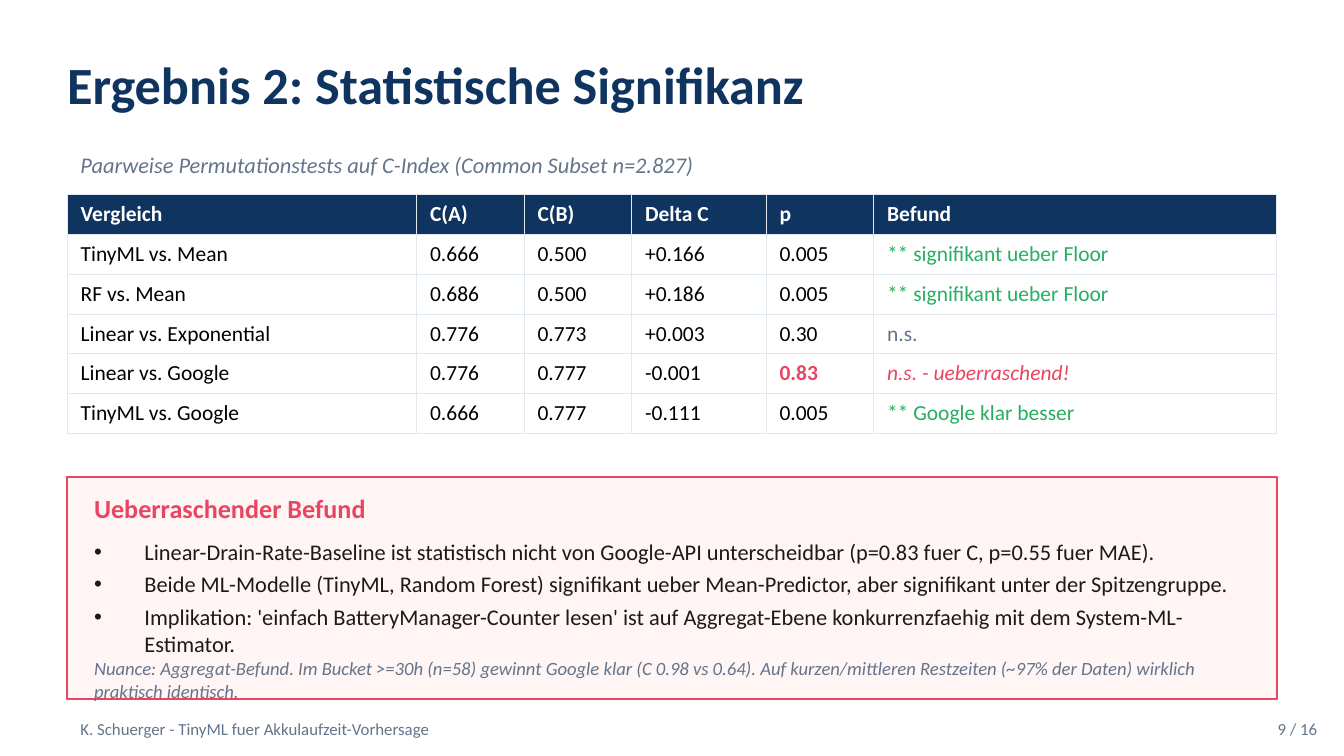
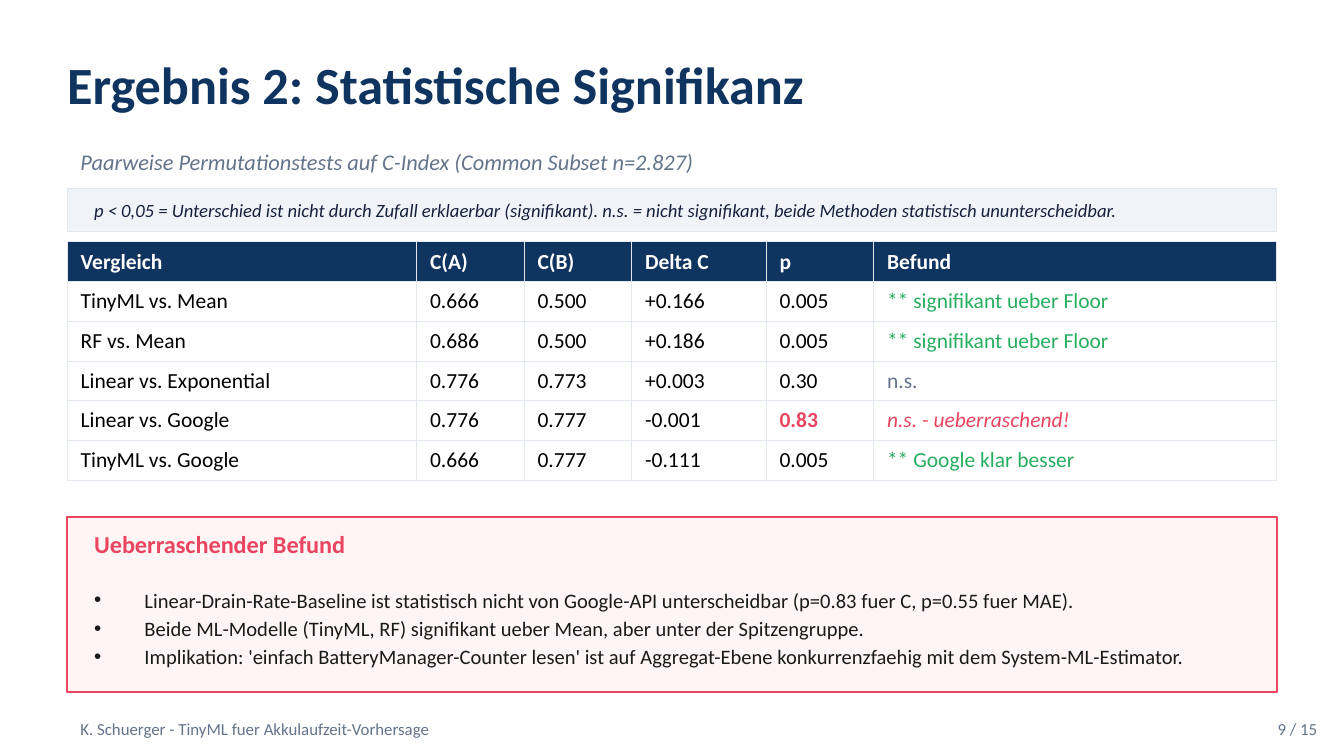
Before and after one commit to Keno-fsdf/HandyUsageRepo, a slide deck: slide 9 of paper/Paper_Verteidigung.pptx. Drawn at 1344x756 pixels with LibreOffice and Linux fonts; fonts in the diff are those of the drawing. Boxes give left, top, right and bottom in pixels: in the first picture for what was removed or moved away, otherwise in the second. Text is boxed around its words. In the diff, an @@ line names an element or a change of style, - is before the commit and + after.

```diff
--- a/paper/Paper_Verteidigung.pptx
+++ b/paper/Paper_Verteidigung.pptx
@@ rectangle added at box(67, 188, 1277, 231), fill #F0F4F8, outline #E2E8F0 0.5 pt @@
@@ text added at box(94, 203, 1116, 220), 10 pt, text #16213E, italic @@
+p < 0,05 = Unterschied ist nicht durch Zufall erklaerbar (signifikant). n.s. = nicht signifikant, beide Methoden statistisch ununterscheidbar.
@@ table: place and size @@
-table at box(67, 195, 1277, 428)
+table at box(67, 242, 1277, 475)
@@ rectangle: place and size @@
-rectangle at box(67, 477, 1277, 699)
+rectangle at box(67, 517, 1277, 692)
@@ text "Ueberraschender Befund": place and size @@
-text "Ueberraschender Befund" at box(94, 499, 365, 518)
+text "Ueberraschender Befund" at box(94, 536, 345, 553)
@@ text "Ueberraschender Befund" at box(94, 536, 345, 553): size 14 to 13 pt @@
@@ text "Linear-Drain-Rate-Baseline ist statistisch nicht von ...": place and size @@
-text "Linear-Drain-Rate-Baseline ist statistisch nicht von ..." at box(144, 544, 1227, 652)
+text "Linear-Drain-Rate-Baseline ist statistisch nicht von ..." at box(144, 593, 1183, 668)
@@ text at box(144, 593, 1183, 668): size 12 to 11 pt in "Linear-Drain-Rate-Baseline ist statistisch nicht von Google- ...", "Implikation: 'einfach BatteryManager-Counter lesen' ist auf  ..."; less space between paragraphs @@
@@ text at box(144, 621, 864, 640): text changed; size 12 to 11 pt @@
-• Beide ML-Modelle (TinyML, Random Forest) signifikant ueber Mean-Predictor, aber signifikant unter der Spitzengruppe.
+• Beide ML-Modelle (TinyML, RF) signifikant ueber Mean, aber unter der Spitzengruppe.
@@ text removed at box(94, 661, 1194, 701) @@
-Nuance: Aggregat-Befund. Im Bucket >=30h (n=58) gewinnt Google klar (C 0.98 vs 0.64). Auf kurzen/mittleren Restzeiten (~97% der Daten) wirklich praktisch identisch.
@@ text at box(1278, 724, 1317, 735): text changed @@
-9 / 16
+9 / 15
```
Also in this commit, not shown: 13 other slides changed, 1 slide added, 2 slides removed, 1 other file.
